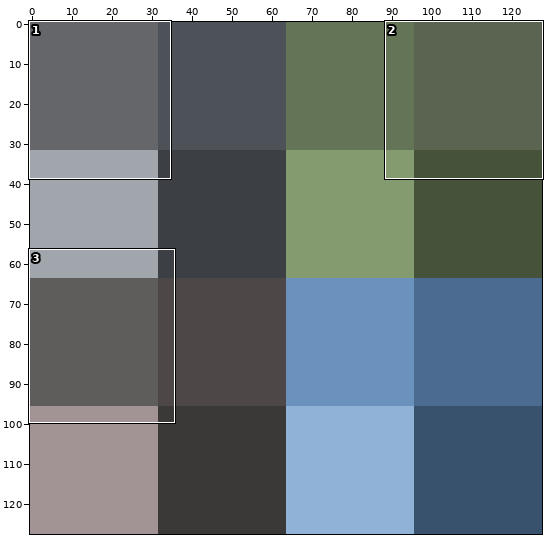
Two versions of one pixel-art file, Assets/Graphical assets/Sprites/Decorations/tiles.aseprite. Above, an overview of the earlier version with the close-up marked.
Close-up. First the earlier version:
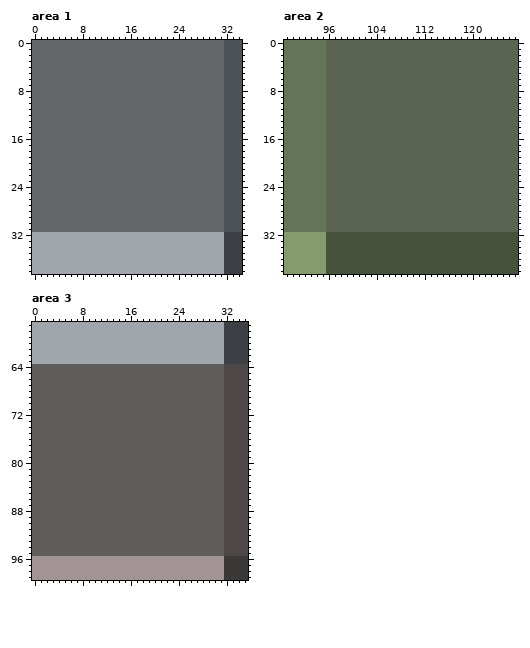
128x128 pixels, 1 frame. Shown: area 1: x 0..34, y 0..38; area 2: x 89..127, y 0..38; area 3: x 0..35, y 57..99.
After:
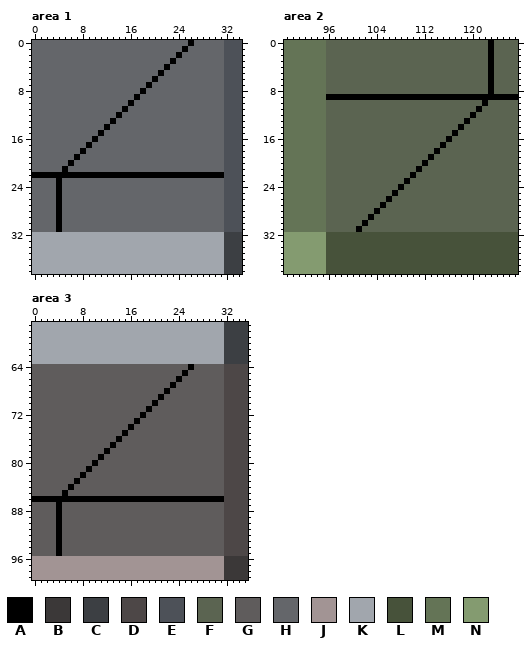
Palette (. is transparent): A #000000  B #3b3838  C #3c3f43  D #4d4747  E #4d5158  F #5b6451  G #5f5c5c  H #64666a  J #a29494  K #a1a6ad  L #47523a  M #647456  N #849b70
The edit:
layer "Layer 2" added
Area 1, layer "Layer 2":
y 0: x 26 H -> A
y 1: x 25 H -> A
y 2: x 24 H -> A
y 3: x 23 H -> A
y 4: x 22 H -> A
y 5: x 21 H -> A
y 6: x 20 H -> A
y 7: x 19 H -> A
y 8: x 18 H -> A
y 9: x 17 H -> A
y 10: x 16 H -> A
y 11: x 15 H -> A
y 12: x 14 H -> A
y 13: x 13 H -> A
y 14: x 12 H -> A
y 15: x 11 H -> A
y 16: x 10 H -> A
y 17: x 9 H -> A
y 18: x 8 H -> A
y 19: x 7 H -> A
y 20: x 6 H -> A
y 21: x 5 H -> A
y 22: x 0..31 HHHHHHHHHHHHHHHHHHHHHHHHHHHHHHHH -> AAAAAAAAAAAAAAAAAAAAAAAAAAAAAAAA
y 23..31: x 4 H -> A
Area 2, layer "Layer 2":
y 0..8: x 123 F -> A
y 9: x 96..127 FFFFFFFFFFFFFFFFFFFFFFFFFFFFFFFF -> AAAAAAAAAAAAAAAAAAAAAAAAAAAAAAAA
y 10: x 122 F -> A
y 11: x 121 F -> A
y 12: x 120 F -> A
y 13: x 119 F -> A
y 14: x 118 F -> A
y 15: x 117 F -> A
y 16: x 116 F -> A
y 17: x 115 F -> A
y 18: x 114 F -> A
y 19: x 113 F -> A
y 20: x 112 F -> A
y 21: x 111 F -> A
y 22: x 110 F -> A
y 23: x 109 F -> A
y 24: x 108 F -> A
y 25: x 107 F -> A
y 26: x 106 F -> A
y 27: x 105 F -> A
y 28: x 104 F -> A
y 29: x 103 F -> A
y 30: x 102 F -> A
y 31: x 101 F -> A
Area 3, layer "Layer 2":
y 64: x 26 G -> A
y 65: x 25 G -> A
y 66: x 24 G -> A
y 67: x 23 G -> A
y 68: x 22 G -> A
y 69: x 21 G -> A
y 70: x 20 G -> A
y 71: x 19 G -> A
y 72: x 18 G -> A
y 73: x 17 G -> A
y 74: x 16 G -> A
y 75: x 15 G -> A
y 76: x 14 G -> A
y 77: x 13 G -> A
y 78: x 12 G -> A
y 79: x 11 G -> A
y 80: x 10 G -> A
y 81: x 9 G -> A
y 82: x 8 G -> A
y 83: x 7 G -> A
y 84: x 6 G -> A
y 85: x 5 G -> A
y 86: x 0..31 GGGGGGGGGGGGGGGGGGGGGGGGGGGGGGGG -> AAAAAAAAAAAAAAAAAAAAAAAAAAAAAAAA
y 87..95: x 4 G -> A
